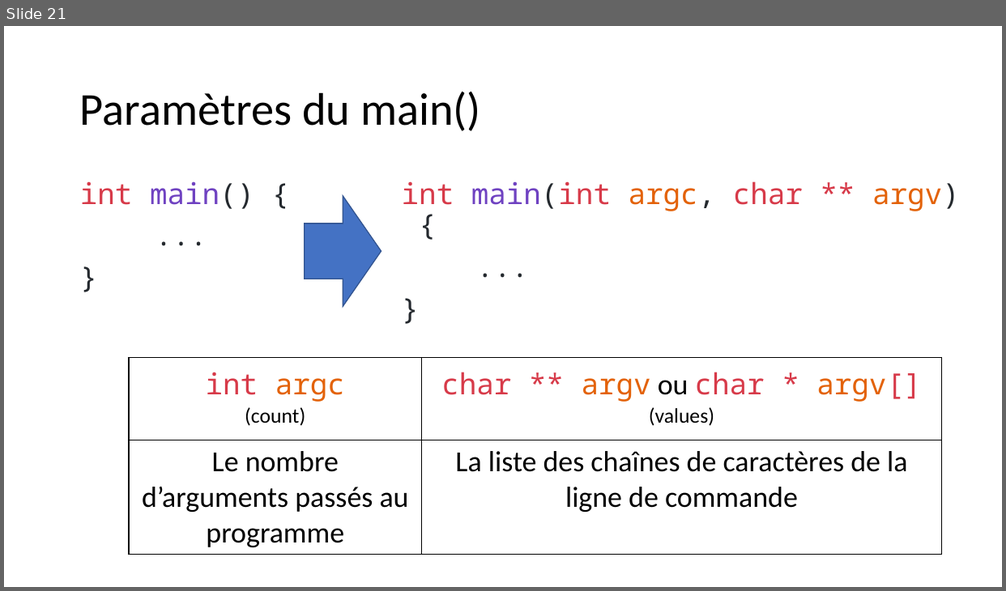
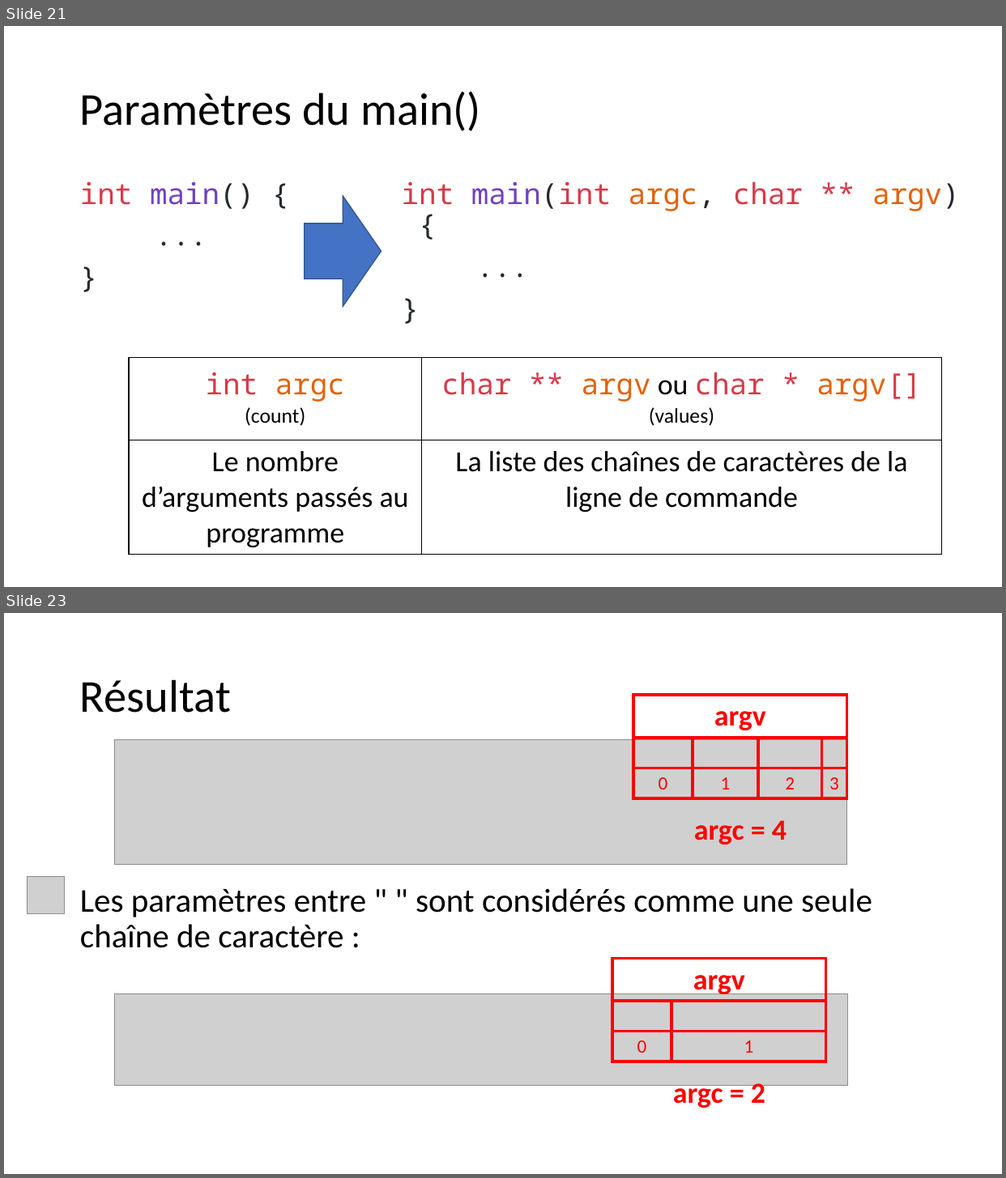
Before and after one commit to standard3/BTS1, a slide deck: 02_C/04_Pointeurs/Pointeurs.pptx. Shown one above the other, each under a label of ours: slide 21 before the commit, slides 21 and 23 after it; the slides between them are not shown. The pictures are 1006x591 and 1006x1178 pixels, drawn with LibreOffice and Linux fonts; fonts in the diff are those of the drawing; grey boxes stand for pictures. Boxes give left, top, right and bottom in pixels: in the first picture for what was removed or moved away, otherwise in the second. Text is boxed around its words. In the diff, an @@ line names an element or a change of style, - is before the commit and + after.

```diff
--- a/02_C/04_Pointeurs/Pointeurs.pptx
+++ b/02_C/04_Pointeurs/Pointeurs.pptx
@@ slide 23 added at [4, 613, 1002, 1174], background #FFFFFF @@
@@ title added at [80, 679, 231, 713], 44 pt, text #000000 @@
+Résultat
@@ table added at [633, 695, 848, 798], 3 rows, 4 columns @@
+argv |  |  | 
+ |  |  | 
+0 | 1 | 2 | 3
@@ picture added at [114, 739, 847, 865] @@
@@ text added at [694, 820, 786, 845], 28 pt, text #FF0000, bold @@
+argc = 4
@@ picture added at [27, 877, 65, 914] @@
@@ text added at [80, 888, 872, 948], 32 pt, text #000000 @@
+Les paramètres entre " " sont considérés comme une seule chaîne de caractère :
@@ table added at [612, 959, 826, 1063], 3 rows, 2 columns @@
+argv | 
+ | 
+0 | 1
@@ picture added at [114, 994, 848, 1085] @@
@@ text added at [673, 1080, 765, 1111], 28 pt, text #FF0000, bold @@
+argc = 2
```
Also in this commit, not shown: 2 slides changed.
